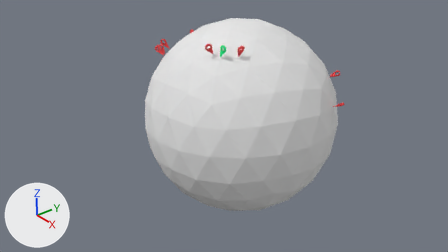
A saved change to the Blender file Assets/Models/Earth/Earth.blend.
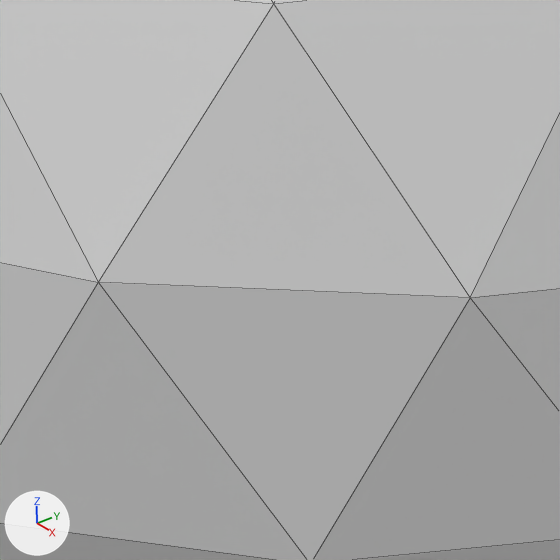
The first picture shows the older version from the file's camera 'Camera'. The close-ups show both versions on the part from 45% to 57% of the width and 52% to 73% of the height of that picture; other places that the commit changed are outside them. Every picture has the same lights, and +X, +Y and +Z are marked at lower left. The close-ups show mesh edges as thin lines.

The first close-up shows 'Earth'.
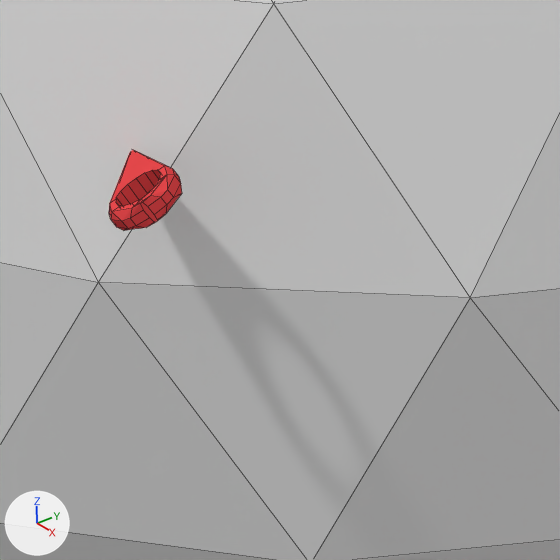
Pixel boxes (x1, y1, x2, y2) of what changed, in the close-ups (560 x 560 px):
```json
{"object": "New York.002", "change": "moved, turned", "after": [109, 150, 182, 230], "on screen": "not visible before"}
```

The change, as JSON lines over the scene's bpy script:
```json
{"op": "set", "path": "ob_new_york_002.location", "old": "(-1.426, 3.871, -1.882)", "new": "(-3.226, 0.0256, -2.859)"}
{"op": "set", "path": "ob_new_york_002.rotation_euler", "old": "(-0.824, 0.574, 0.624)", "new": "(-4.893, 1.018, -0.643)", "note": "degrees (-47, 33, 36) -> degrees (-280, 58, -37)"}
```
